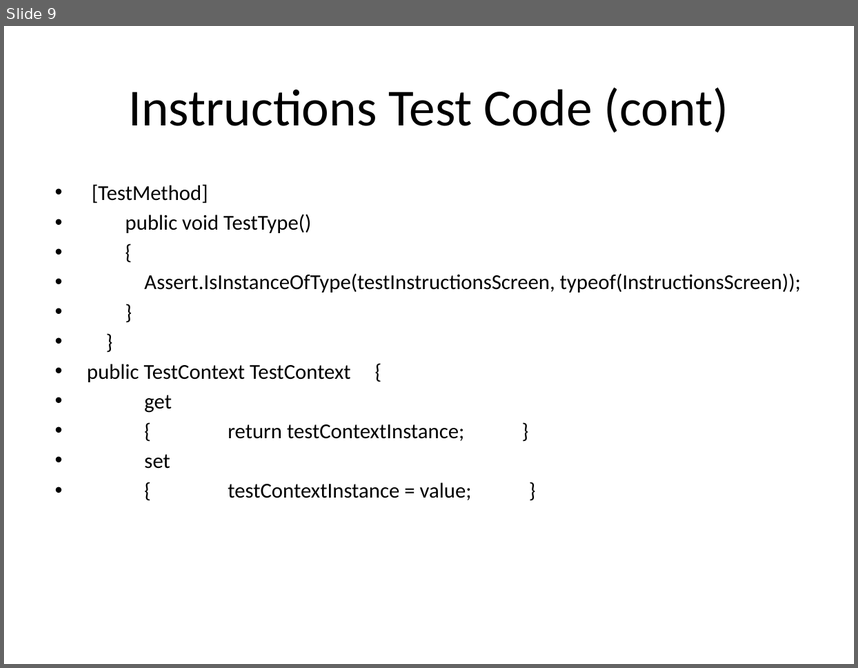
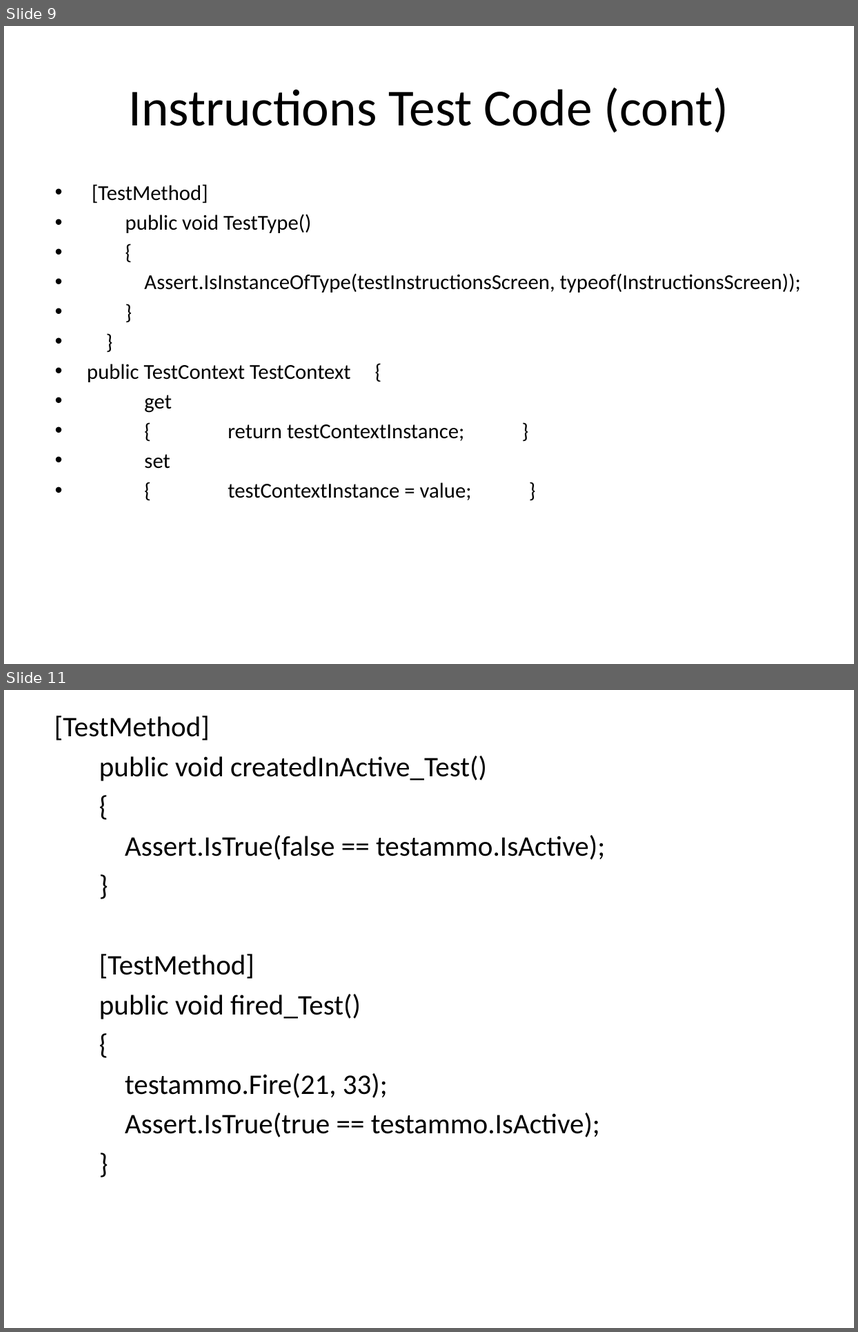
Before and after one commit to csce3513/Team15, a slide deck: Project Starfighter 1.1.pptx. Shown one above the other, each under a label of ours: slide 9 before the commit, slides 9 and 11 after it; the slides between them are not shown. The pictures are 858x668 and 858x1332 pixels, drawn with LibreOffice and Linux fonts; fonts in the diff are those of the drawing; background and template pictures are left out. Boxes give left, top, right and bottom in pixels: in the first picture for what was removed or moved away, otherwise in the second. Text is boxed around its words. In the diff, an @@ line names an element or a change of style, - is before the commit and + after.

```diff
--- a/Project Starfighter 1.1.pptx
+++ b/Project Starfighter 1.1.pptx
@@ slide 11 added at [4,690,854,1328], background picture (left out) @@
@@ text added at [54,716,605,1137], 24 pt, text #000000 @@
+[TestMethod]
+public void createdInActive_Test()
+{
+Assert.IsTrue(false == testammo.IsActive);
+}
+[TestMethod]
+public void fired_Test()
+{
+testammo.Fire(21, 33);
+Assert.IsTrue(true == testammo.IsActive);
+}
```
Also in this commit, not shown: 5 slides changed, 2 other slides added, 48 other files.
